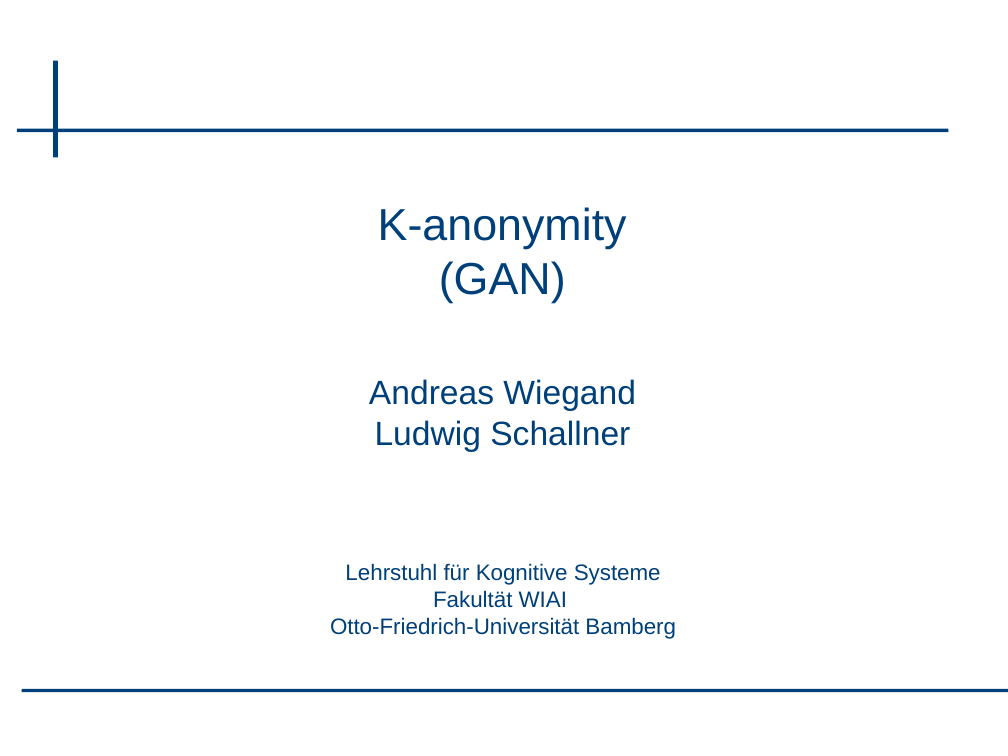
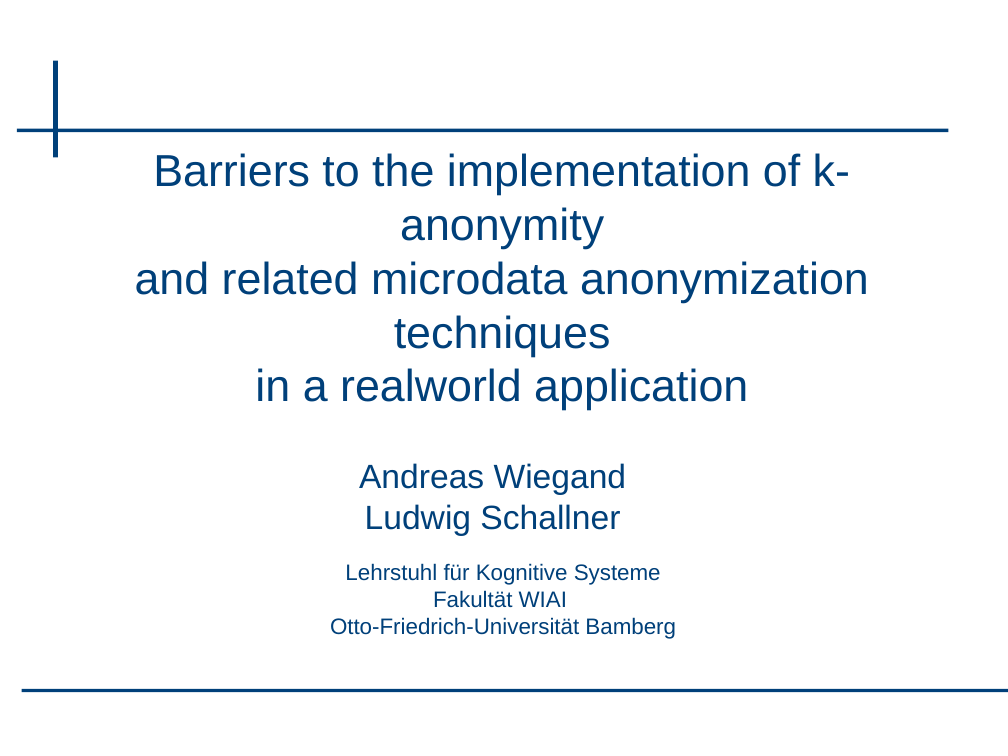
Before and after one commit to wsgan001/PSI-MSem, a slide deck: slide 1 of presentation/sicherheits.pptx. Drawn at 1008x756 pixels with LibreOffice and Linux fonts; fonts in the diff are those of the drawing; background and template pictures are left out. Boxes give left, top, right and bottom in pixels: in the first picture for what was removed or moved away, otherwise in the second. Text is boxed around its words. In the diff, an @@ line names an element or a change of style, - is before the commit and + after.

```diff
--- a/presentation/sicherheits.pptx
+++ b/presentation/sicherheits.pptx
@@ title at box(135, 153, 869, 410): text changed @@
-K-anonymity
-(GAN)
+Barriers to the implementation of k-anonymity
+and related microdata anonymization techniques
+in a realworld application
@@ subtitle "Andreas Wiegand": place and size @@
-subtitle "Andreas Wiegand" at box(369, 379, 636, 452)
+subtitle "Andreas Wiegand" at box(359, 463, 627, 536)
```
Also in this commit, not shown: 1 other slide changed, 1 slide added, 9 other files.
